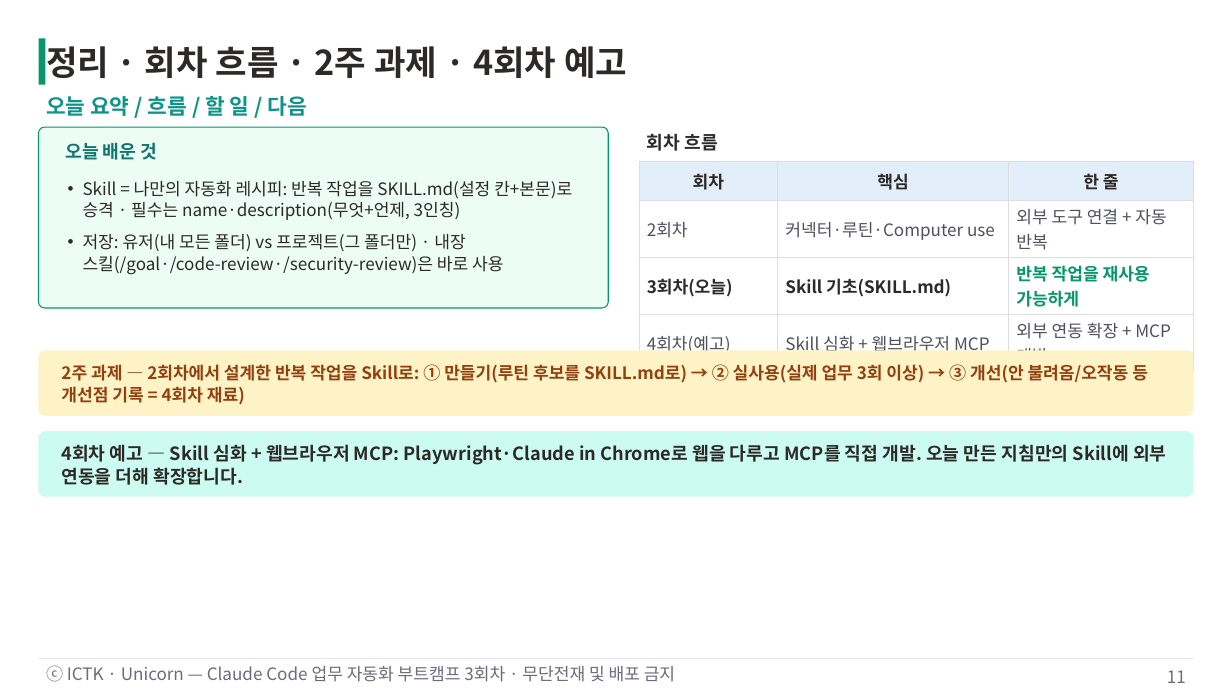
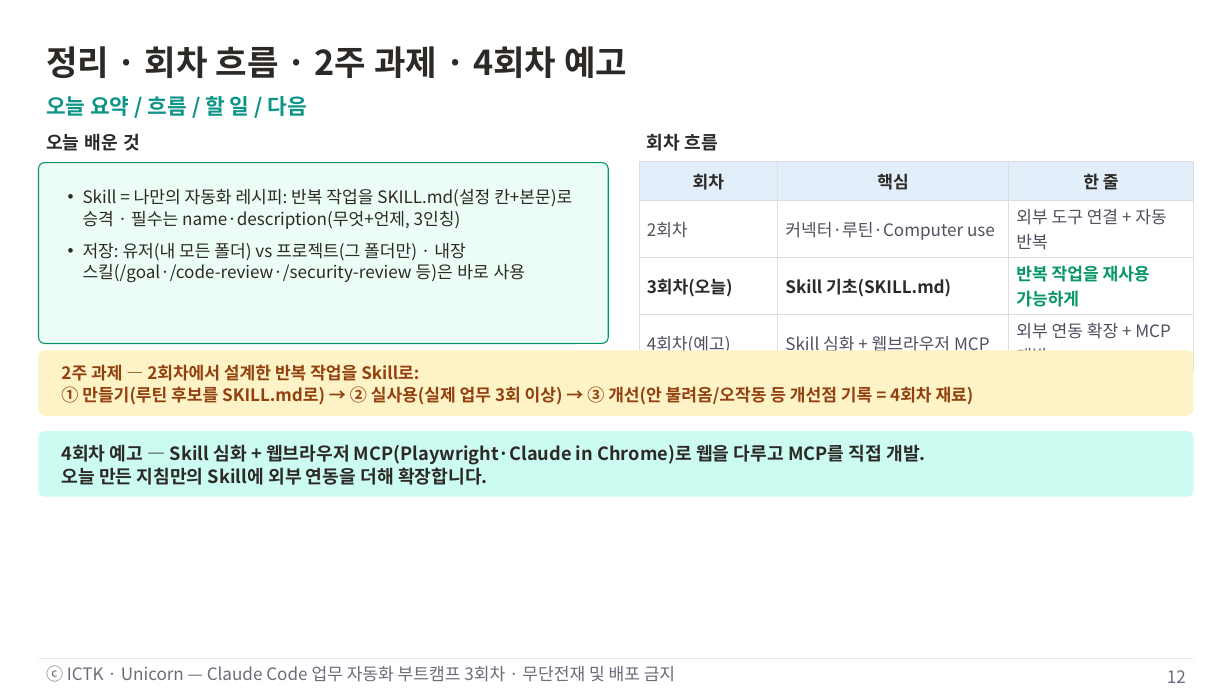
Before and after one commit to unicorn-campus/ai-automation, a slide deck: slide 12 of decks/03-skill-basics/3회차-Skill기초.pptx (slide 11 before the commit). Drawn at 1232x693 pixels with LibreOffice and Linux fonts; fonts in the diff are those of the drawing. Boxes give left, top, right and bottom in pixels: in the first picture for what was removed or moved away, otherwise in the second. Text is boxed around its words. In the diff, an @@ line names an element or a change of style, - is before the commit and + after.

Commit message:
3회차 자료 업데이트: Skill 기초 PPT 수정

```diff
--- a/decks/03-skill-basics/3회차-Skill기초.pptx
+++ b/decks/03-skill-basics/3회차-Skill기초.pptx
@@ rectangle removed at <box>38,38,45,85</box> @@
@@ text "오늘 배운 것": place and size @@
-text "오늘 배운 것" at <box>65,142,158,160</box>
+text "오늘 배운 것" at <box>46,133,140,151</box>
@@ text "오늘 배운 것" at <box>46,133,140,151</box>: text colour #0F766E to #2C2926 @@
@@ rounded rectangle: place and size @@
-rounded rectangle at <box>38,127,608,308</box>
+rounded rectangle at <box>38,162,608,343</box>
@@ table: place and size @@
-table at <box>639,162,1194,372</box>
+table at <box>639,162,1194,359</box>
@@ text "Skill = 나만의 자동화 레시피: ...": place and size @@
-text "Skill = 나만의 자동화 레시피: ..." at <box>83,181,572,275</box>
+text "Skill = 나만의 자동화 레시피: ..." at <box>83,189,572,283</box>
@@ text at <box>83,243,525,283</box>: text changed @@
-• 저장: 유저(내 모든 폴더) vs 프로젝트(그 폴더만) · 내장 스킬(/goal·/code-review·/security-review)은 바로 사용
+• 저장: 유저(내 모든 폴더) vs 프로젝트(그 폴더만) · 내장 스킬(/goal·/code-review·/security-review 등)은 바로 사용
@@ text at <box>61,364,974,405</box>: text changed @@
-2주 과제 — 2회차에서 설계한 반복 작업을 Skill로: ① 만들기(루틴 후보를 SKILL.md로) → ② 실사용(실제 업무 3회 이상) → ③ 개선(안 불려옴/오작동 등 개선점 기록 = 4회차 재료)
+2주 과제 — 2회차에서 설계한 반복 작업을 Skill로:
+① 만들기(루틴 후보를 SKILL.md로) → ② 실사용(실제 업무 3회 이상) → ③ 개선(안 불려옴/오작동 등 개선점 기록 = 4회차 재료)
@@ text at <box>61,444,925,485</box>: text changed @@
-4회차 예고 — Skill 심화 + 웹브라우저 MCP: Playwright·Claude in Chrome로 웹을 다루고 MCP를 직접 개발. 오늘 만든 지침만의 Skill에 외부 연동을 더해 확장합니다.
+4회차 예고 — Skill 심화 + 웹브라우저 MCP(Playwright·Claude in Chrome)로 웹을 다루고 MCP를 직접 개발.
+오늘 만든 지침만의 Skill에 외부 연동을 더해 확장합니다.
@@ page number at <box>1167,670,1186,683</box>: text changed @@
-11
+12
```
Also in this commit, not shown: 9 other slides changed, 1 slide added.
